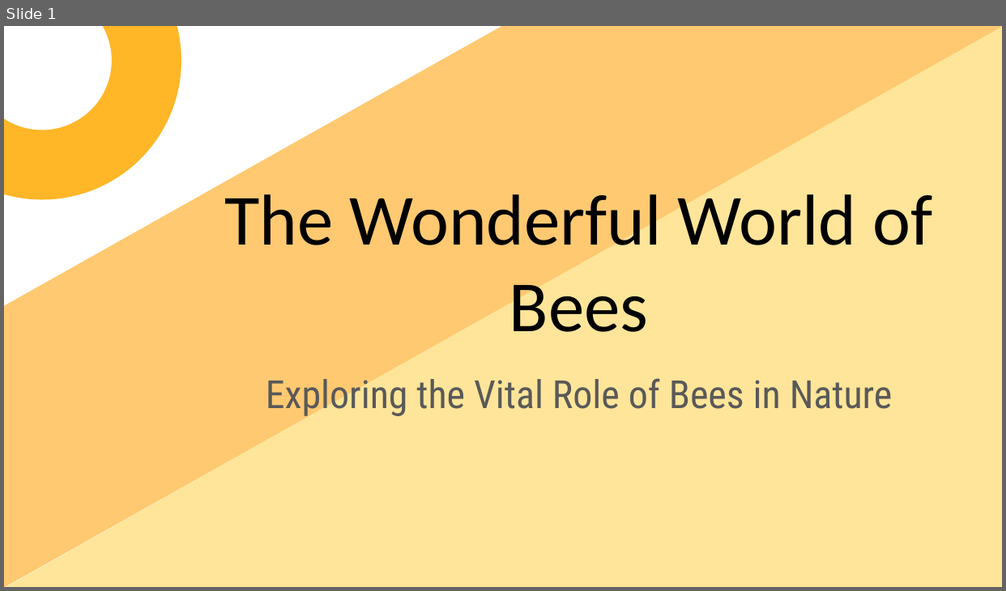
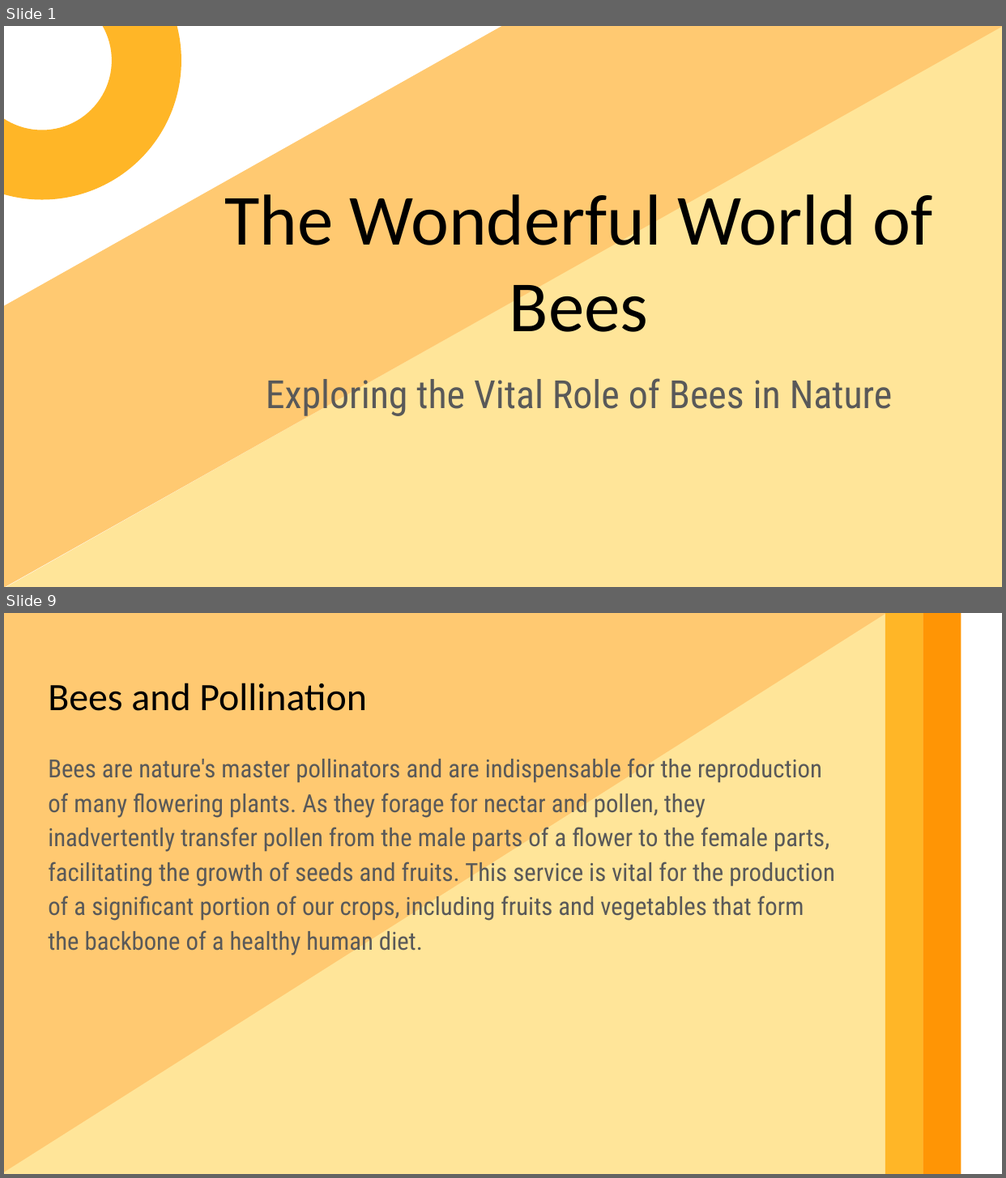
Before and after one commit to jeremyvet/ai-slides, a slide deck: cool.pptx. Shown one above the other, each under a label of ours: slide 1 before the commit, slides 1 and 9 after it; the slides between them are not shown. The pictures are 1006x591 and 1006x1178 pixels, drawn with LibreOffice and Linux fonts; fonts in the diff are those of the drawing. Boxes give left, top, right and bottom in pixels: in the first picture for what was removed or moved away, otherwise in the second. Text is boxed around its words. In the diff, an @@ line names an element or a change of style, - is before the commit and + after.

```diff
--- a/cool.pptx
+++ b/cool.pptx
@@ slide 9 added at (4, 613, 1002, 1174), background #FFFFFF @@
@@ rectangle added at (4, 613, 960, 1174), fill #FFC971 @@
@@ right triangle added at (4, 613, 887, 1174), fill #FFE599 @@
@@ rectangle added at (885, 613, 923, 1174), fill #FFB627 @@
@@ rectangle added at (923, 613, 961, 1174), fill #FF9505 @@
@@ text added at (48, 683, 367, 711), 28 pt, text #000000 @@
+Bees and Pollination
@@ text added at (48, 758, 834, 956), 18 pt, text #595959 @@
+Bees are nature's master pollinators and are indispensable for the reproduction of many flowering plants. As they forage for nectar and pollen, they inadvertently transfer pollen from the male parts of a flower to the female parts, facilitating the growth of seeds and fruits. This service is vital for the production of a significant portion of our crops, including fruits and vegetables that form the backbone of a healthy human diet.
```
Also in this commit, not shown: 5 slides changed, 4 other slides added, 2 other files.
